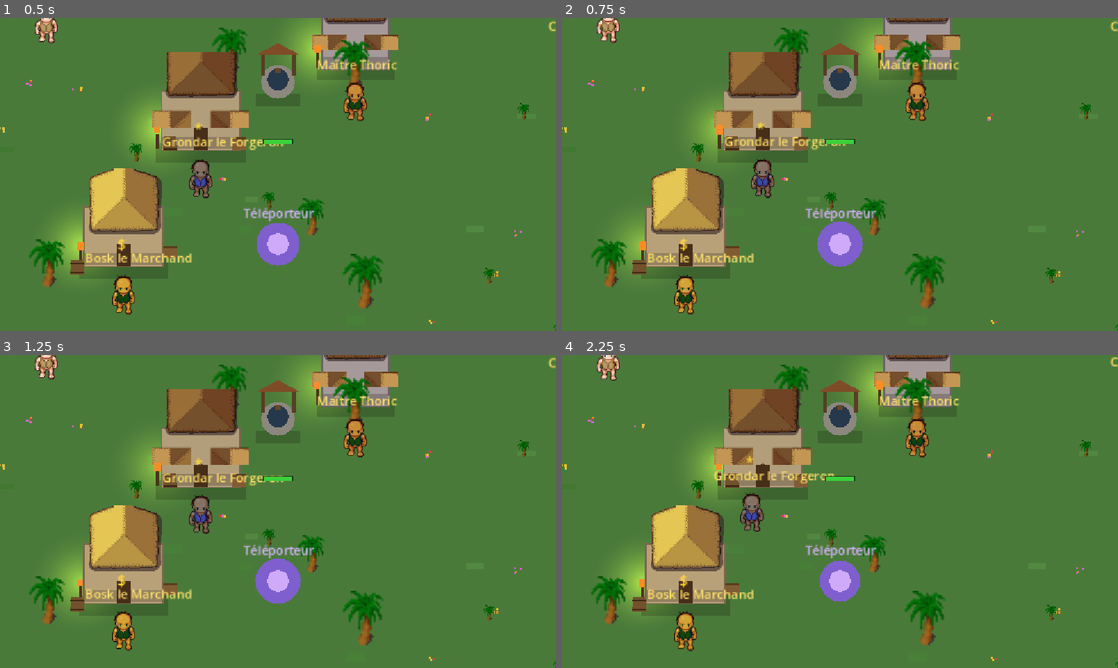
Above: before the commit, frames 1-4 (two rows, left to right).
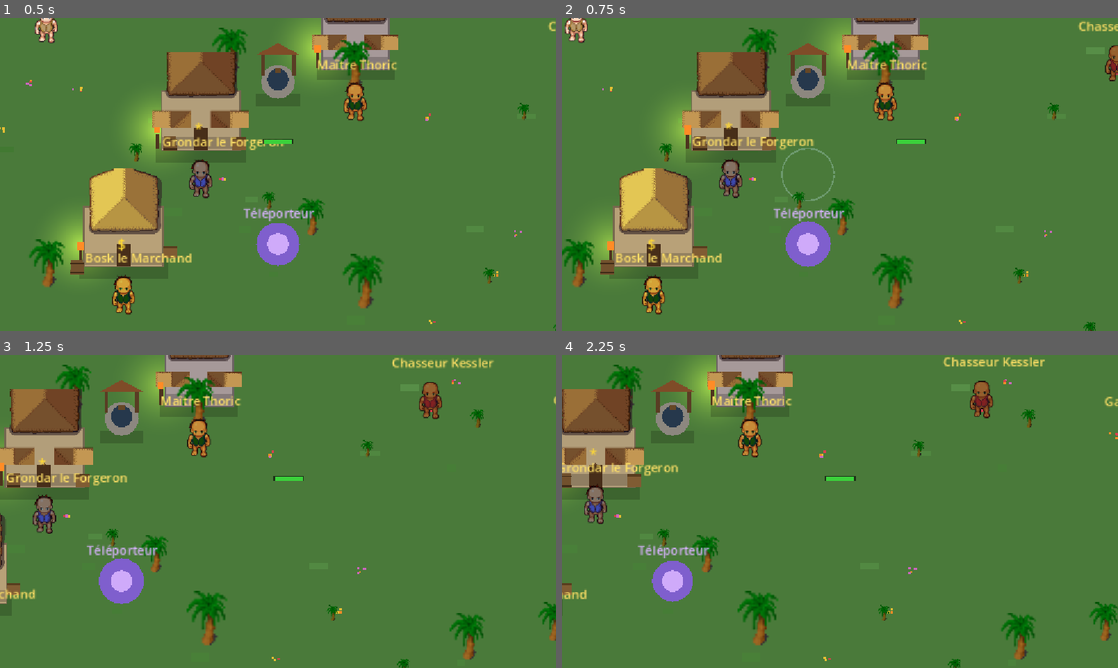
Above: after the commit, the same moments.

Repository: saintstrif13001/riendupout
Game: Godot game, scene res://scenes/World.tscn
Two runs of this game, one before a commit and one after it. Both use one fixed random seed, a clock stepped at 60 frames per second and the inputs below. This scene is started directly instead of the project's main scene.
Inputs (mouse positions are in pixels of both pictures, inside the frame that each line leads up to):
- Up to frame 1 (0.5 s): no input
- Up to frame 2 (0.75 s): tap Enter at 0.5 s; move the mouse to (962, 158) at 0.52 s; hold D from 0.53 s (still down); tap Shift at 0.6 s; click (962, 158) at 0.67 s
- Up to frame 3 (1.25 s): keep holding D; tap Space at 0.77 s
- Up to frame 4 (2.25 s): release D at 1.25 s; drag from (728, 527) to (812, 574) at 1.27 s; move the mouse to (895, 442) at 2.02 s; hold D from 2.03 s (still down); tap I at 2.1 s

Frame 1 is identical in both runs. In frame 2, 25% of the frame differs, in the area x 0-100%, y 0-100%; in frame 3, 29%; in frame 4, 29%.
Error in both runs: Invalid access to property or key 'race' on a base object of type 'Dictionary'. (res://scripts/game_state.gd:179)

Commit message:
Ajoute une roulade universelle (Maj) : enfin une reponse active aux coups
Suite du retour "le jeu est vraiment pas ouf". Les ennemis telegraphient
desormais leurs attaques et les boss posent de larges zones a fuir, mais le
joueur n'avait AUCUNE option defensive en dehors de marcher : seul le voleur
possedait un dash, via une competence de classe. Il manquait donc la reponse
ACTIVE a tous ces signaux, et pour toutes les classes.

Maj declenche une roulade : deplacement rapide dans la direction VOULUE
(celle des touches enfoncees, ou le regard si le joueur est immobile —
rouler toujours vers le regard donnerait l'impression de ne pas repondre a
l'intention), avec invulnerabilite breve et temps de recharge propre.

Deux choix qui comptent :
- Les i-frames (0.35s) durent volontairement PLUS longtemps que le
  deplacement (0.2s), pour couvrir la reception : sinon on redeviendrait
  vulnerable pile a l'atterrissage, au moment ou l'attaque adverse arrive.
- La roulade passe par move_and_slide et non par une teleportation comme le
  dash du voleur, donc elle RESPECTE les collisions : sans cela elle
  permettrait de traverser maisons et decors.
Anneau bref au point de depart pour la rendre lisible en coop, ou l'on voit
surtout les autres joueurs de loin. Raccourci ajoute a l'aide a l'ecran.

BUG DE TEST corrige au passage : test_enemy_telegraph initialisait
last_attack a 0, si bien qu'en headless (moteur demarre depuis ~1s) la
condition "now > last_attack + cooldown" pouvait rester fausse et l'ennemi
paraissait inerte. Le test etait a la limite depuis sa creation et a fini
par basculer maintenant que le projet a grossi et demarre un peu plus
lentement. Verifie que l'echec etait ANTERIEUR a la roulade (meme resultat
en remisant la modification) avant de conclure, puis corrige en -100 comme
test_enemy_behaviors. Le jeu n'etait pas en cause.

test_dodge verifie le declenchement, les i-frames, le fait qu'elles couvrent
la reception, la direction, un deplacement REEL via handle_movement (le vrai
chemin du jeu), l'immunite pendant les i-frames, le respect du temps de
recharge et le blocage quand le joueur est mort.
Regression complete verifiee (53 modes de test).

Co-Authored-By: Claude Opus 5 <noreply@anthropic.com>

Diff:
--- a/scripts/hud.gd
+++ b/scripts/hud.gd
@@ -185,7 +185,7 @@
 	root.add_child(quest_label)
 
 	var help = Label.new()
-	help.text = "ZQSD/Flèches: bouger · Espace: attaque · Q/E: compétences · F: interagir · I: inventaire · C: stats · M: voyage rapide · O: options · Entrée: discuter"
+	help.text = "ZQSD/Flèches: bouger · Maj: roulade · Espace: attaque · Q/E: compétences · F: interagir · I: inventaire · C: stats · M: voyage rapide · O: options · Entrée: discuter"
 	help.add_theme_font_size_override("font_size", 11)
 	help.add_theme_color_override("font_color", Color(1,1,1,0.6))
 	help.set_anchors_preset(Control.PRESET_BOTTOM_LEFT)
--- a/scripts/player.gd
+++ b/scripts/player.gd
@@ -17,6 +17,12 @@
 var dead: bool = false
 var cooldowns: Dictionary = {}
 var invuln_until: float = 0.0
+## Roulade universelle (voir world.try_dodge). Le joueur n'avait AUCUNE option
+## defensive en dehors de marcher : seul le voleur possedait un dash. Depuis
+## que les ennemis telegraphient leurs coups et que les boss posent de larges
+## zones, il fallait une reponse active accessible a toutes les classes.
+var dodge_until: float = 0.0
+var dodge_dir: Vector2 = Vector2.ZERO
 var buff_expiry: Array = [] # [{atk,def,spd,at}]
 var shield: float = 0.0 # absorbe les dégâts avant les PV (ex: Bouclier Saint)
 
--- a/scripts/tools/capture.gd
+++ b/scripts/tools/capture.gd
@@ -218,6 +218,8 @@
 			_run_zone_spawn_safety_test()
 		elif test_mode == "test_decor_density":
 			_run_decor_density_test()
+		elif test_mode == "test_dodge":
+			_run_dodge_test()
 		elif test_mode == "test_boss_mechanics":
 			_run_boss_mechanics_test()
 		elif test_mode == "test_gear_drops":
@@ -2304,6 +2306,68 @@
 	print("TEST_RESULT all_ok=%s short_alignment_ok=%s both_centered_on_target_x=%s short_center_x=%.1f long_center_x=%.1f target_x=%.1f"
 		% [all_ok, short_alignment_ok, both_centered_on_target_x, short_center_x, long_center_x, target.x])
 
+func _run_dodge_test() -> void:
+	print("TEST_START:dodge")
+	# Le joueur n'avait AUCUNE option defensive en dehors de marcher : seul le
+	# voleur possedait un dash de classe. Depuis que les ennemis telegraphient
+	# leurs coups et que les boss posent de larges zones, il manquait la
+	# reponse ACTIVE a ces signaux, pour toutes les classes.
+	var p = inst.player
+	p.dead = false
+	p.hp = p.stats.max_hp
+	p.invuln_until = 0.0
+	p.dodge_until = 0.0
+	p.cooldowns.erase("dodge")
+	p.global_position = Vector2(2700, 2600)
+	p.dir = "right"
+
+	var start = p.global_position
+	inst.try_dodge()
+	var now = Time.get_ticks_msec() / 1000.0
+	var starts_dodging = p.dodge_until > now
+	var grants_iframes = p.invuln_until > now
+	# Les i-frames doivent durer PLUS longtemps que le deplacement, sinon on
+	# redevient vulnerable en pleine reception.
+	var iframes_outlast_move = (p.invuln_until - now) > (p.dodge_until - now)
+	var goes_toward_facing = p.dodge_dir.x > 0.5 # regard "right", aucune touche enfoncee
+
+	# Pendant la roulade, l'entree clavier est ignoree et le joueur se deplace
+	# reellement (via handle_movement, le vrai chemin du jeu).
+	for i in range(6):
+		inst.handle_movement(0.016)
+		await process_frame
+	var actually_moved = p.global_position.distance_to(start) > 40.0
+
+	# Invulnerable : un coup encaisse pendant les i-frames ne doit rien faire.
+	p.global_position = Vector2(2700, 2600)
+	p.hp = p.stats.max_hp
+	p.invuln_until = Time.get_ticks_msec() / 1000.0 + 1.0
+	var hp_before = p.hp
+	p.take_damage(50.0)
+	var immune_during_iframes = p.hp == hp_before
+
+	# Temps de recharge : impossible d'enchainer indefiniment.
+	p.invuln_until = 0.0
+	p.dodge_until = 0.0
+	var dir_before = p.dodge_dir
+	p.dodge_dir = Vector2.ZERO
+	inst.try_dodge() # doit etre refuse, le cooldown court encore
+	var respects_cooldown = p.dodge_dir == Vector2.ZERO
+	p.dodge_dir = dir_before
+
+	# Mort ou chat ouvert : pas de roulade.
+	p.cooldowns.erase("dodge")
+	p.dodge_until = 0.0
+	p.dodge_dir = Vector2.ZERO
+	p.dead = true
+	inst.try_dodge()
+	var blocked_when_dead = p.dodge_dir == Vector2.ZERO
+	p.dead = false
+
+	var all_ok = starts_dodging and grants_iframes and iframes_outlast_move and goes_toward_facing and actually_moved and immune_during_iframes and respects_cooldown and blocked_when_dead
+	print("TEST_RESULT all_ok=%s demarre=%s iframes=%s iframes_couvrent_reception=%s suit_le_regard=%s deplace_vraiment=%s invulnerable=%s respecte_cooldown=%s bloque_si_mort=%s"
+		% [all_ok, starts_dodging, grants_iframes, iframes_outlast_move, goes_toward_facing, actually_moved, immune_during_iframes, respects_cooldown, blocked_when_dead])
+
 func _run_boss_mechanics_test() -> void:
 	print("TEST_START:boss_mechanics")
 	# Retour du joueur : "le jeu est vraiment pas ouf". Un boss ne differait de
@@ -2541,7 +2605,12 @@
 	var e = inst_w.spawn_enemy({"x": inst_w.player.global_position.x + 30, "y": inst_w.player.global_position.y, "type_id": "slime_vert", "respawn_at": 0.0})
 	inst_w.player.hp = inst_w.player.stats.max_hp
 	inst_w.player.invuln_until = 0.0
-	e.last_attack = 0.0
+	# -100 et pas 0 : en headless le moteur ne tourne que depuis ~1s, donc
+	# "now > last_attack + cooldown" pouvait rester faux et l'ennemi paraissait
+	# inerte alors que le jeu etait correct. Le test etait a la limite depuis le
+	# debut et a fini par basculer quand le projet a grossi (demarrage un peu
+	# plus long). Meme piege que dans test_enemy_behaviors.
+	e.last_attack = -100.0
 	e.windup_until = 0.0
 
 	# 1) l'IA doit ARMER l'attaque, pas infliger de degats immediatement
--- a/scripts/world.gd
+++ b/scripts/world.gd
@@ -1322,6 +1322,60 @@
 	if Net.is_online: Net.disconnect_all()
 	get_tree().change_scene_to_file("res://scenes/Main.tscn")
 
+## Roulade universelle. Le joueur n'avait aucune option defensive hormis
+## marcher (seul le voleur avait un dash de classe), alors que les ennemis
+## telegraphient desormais leurs coups et que les boss posent de larges zones :
+## il manquait la reponse ACTIVE a ces signaux. Les i-frames durent un peu plus
+## longtemps que le deplacement lui-meme, pour couvrir la reception.
+const DODGE_SPEED := 1000.0
+const DODGE_TIME := 0.2
+const DODGE_INVULN := 0.35
+const DODGE_COOLDOWN := 1.6
+
+## Direction dictee par les touches actuellement enfoncees ; ZERO si immobile.
+func _current_input_dir() -> Vector2:
+	var v := Vector2.ZERO
+	if Input.is_physical_key_pressed(KEY_W) or Input.is_physical_key_pressed(KEY_UP): v.y -= 1
+	if Input.is_physical_key_pressed(KEY_S) or Input.is_physical_key_pressed(KEY_DOWN): v.y += 1
+	if Input.is_physical_key_pressed(KEY_A) or Input.is_physical_key_pressed(KEY_LEFT): v.x -= 1
+	if Input.is_physical_key_pressed(KEY_D) or Input.is_physical_key_pressed(KEY_RIGHT): v.x += 1
+	return v.normalized()
+
+func try_dodge() -> void:
+	if player.dead: return
+	if hud and hud.is_chat_focused(): return
+	var now = Time.get_ticks_msec() / 1000.0
+	if now < player.cooldowns.get("dodge", 0.0): return
+	if now < player.dodge_until: return
+	# On roule vers la ou le joueur se DIRIGE ; s'il est immobile, vers son
+	# regard. Rouler toujours vers le regard donnerait l'impression de ne pas
+	# repondre a l'intention du joueur.
+	var d = _current_input_dir()
+	if d == Vector2.ZERO: d = DIR_VEC[player.dir]
+	player.dodge_dir = d
+	player.dodge_until = now + DODGE_TIME
+	player.cooldowns["dodge"] = now + DODGE_COOLDOWN
+	player.invuln_until = now + DODGE_INVULN
+	spawn_dodge_fx(player.global_position)
+	Audio.play("ui_click", -8.0, 0.25)
+
+## Anneau bref au point de depart : rend la roulade lisible en coop, ou l'on
+## voit surtout les autres joueurs de loin.
+func spawn_dodge_fx(pos: Vector2) -> void:
+	var ring = Node2D.new()
+	ring.position = pos
+	ring.z_index = 60
+	add_child(ring)
+	var line = Line2D.new()
+	line.width = 2.0
+	line.default_color = Color(0.8, 0.95, 1.0, 0.8)
+	line.points = _ring_points(10.0)
+	ring.add_child(line)
+	var tw = create_tween()
+	tw.tween_method(func(r): line.points = _ring_points(r), 10.0, 46.0, DODGE_TIME)
+	tw.parallel().tween_property(line, "default_color:a", 0.0, DODGE_TIME)
+	tw.tween_callback(ring.queue_free)
+
 func handle_movement(delta: float) -> void:
 	# is_physical_key_pressed() lit l'état brut du clavier, sans passer par le
 	# système de focus GUI : sans ce garde, taper "s"/"d" dans le chat déplace
@@ -1329,6 +1383,18 @@
 	if hud and hud.is_chat_focused():
 		player.velocity = Vector2.ZERO
 		player.set_anim(player.dir, false)
+		return
+	# Roulade en cours : le mouvement est impose, l'entree clavier est ignoree.
+	# On passe par move_and_slide (et non par une teleportation comme le dash du
+	# voleur) pour que la roulade respecte les collisions — sans quoi elle
+	# permettrait de traverser maisons et decors.
+	var now_d = Time.get_ticks_msec() / 1000.0
+	if now_d < player.dodge_until:
+		player.velocity = player.dodge_dir * DODGE_SPEED
+		player.move_and_slide()
+		player.global_position.x = clamp(player.global_position.x, 20, Data.WORLD_WIDTH - 20)
+		player.global_position.y = clamp(player.global_position.y, 90, Data.WORLD_HEIGHT - 20)
+		player.set_anim(player.dir, true)
 		return
 	var vx := 0.0
 	var vy := 0.0
@@ -1361,6 +1427,7 @@
 		KEY_Q: use_skill(0)
 		KEY_E: use_skill(1)
 		KEY_F: try_interact()
+		KEY_SHIFT: try_dodge()
 
 func _unhandled_input(event: InputEvent) -> void:
 	# Aucun moyen de zoomer/dézoomer n'existait : le niveau de zoom de la
